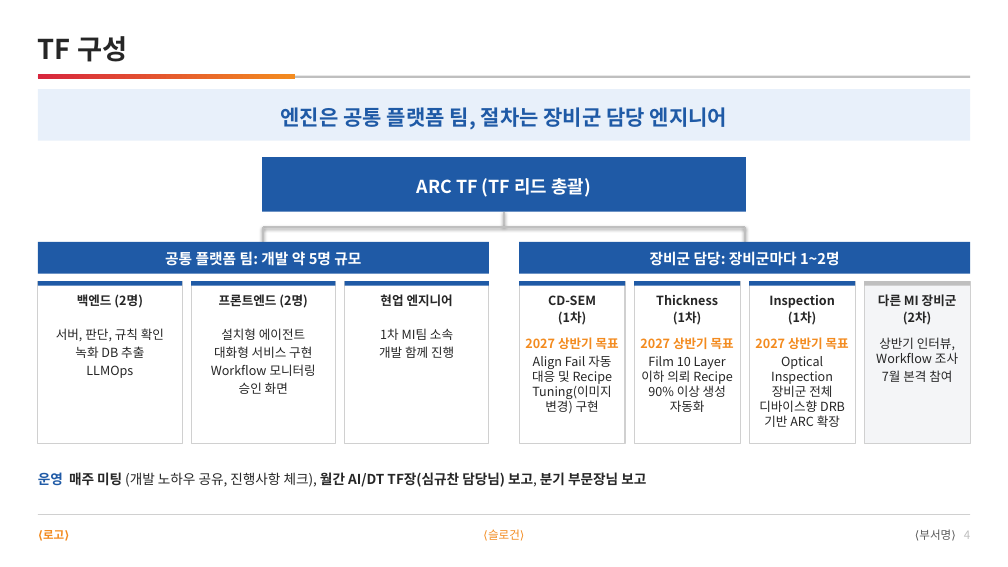
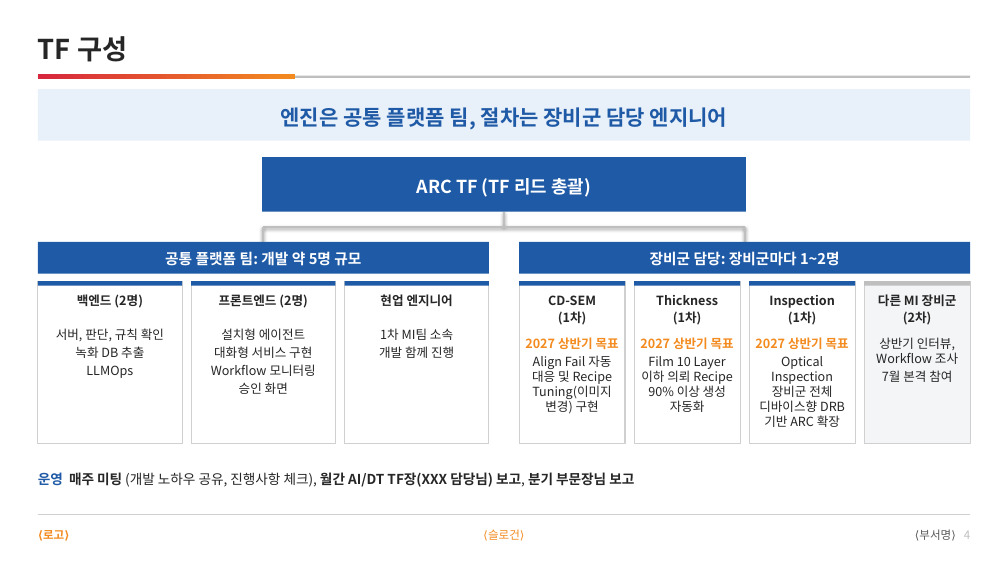
Before and after one commit to DarrenKoi/pm_notes, a slide deck: slide 4 of my-task/arc-tf/deliverables/arc-tf-exec-summary.pptx. Drawn at 1008x567 pixels with LibreOffice and Linux fonts; fonts in the diff are those of the drawing. Boxes give left, top, right and bottom in pixels: in the first picture for what was removed or moved away, otherwise in the second. Text is boxed around its words. In the diff, an @@ line names an element or a change of style, - is before the commit and + after.

```diff
--- a/my-task/arc-tf/deliverables/arc-tf-exec-summary.pptx
+++ b/my-task/arc-tf/deliverables/arc-tf-exec-summary.pptx
@@ text at [38,472,634,487]: text changed @@
-운영 매주 미팅 (개발 노하우 공유, 진행사항 체크), 월간 AI/DT TF장(심규찬 담당님) 보고, 분기 부문장님 보고
+운영 매주 미팅 (개발 노하우 공유, 진행사항 체크), 월간 AI/DT TF장(XXX 담당님) 보고, 분기 부문장님 보고
```
Also in this commit, not shown: 5 other files.
